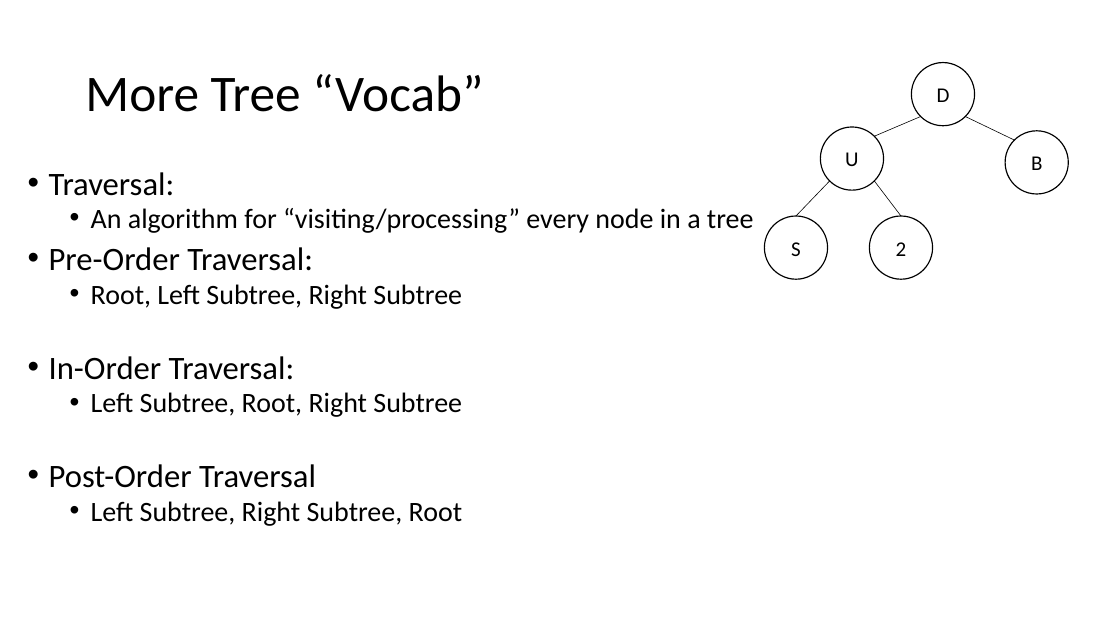
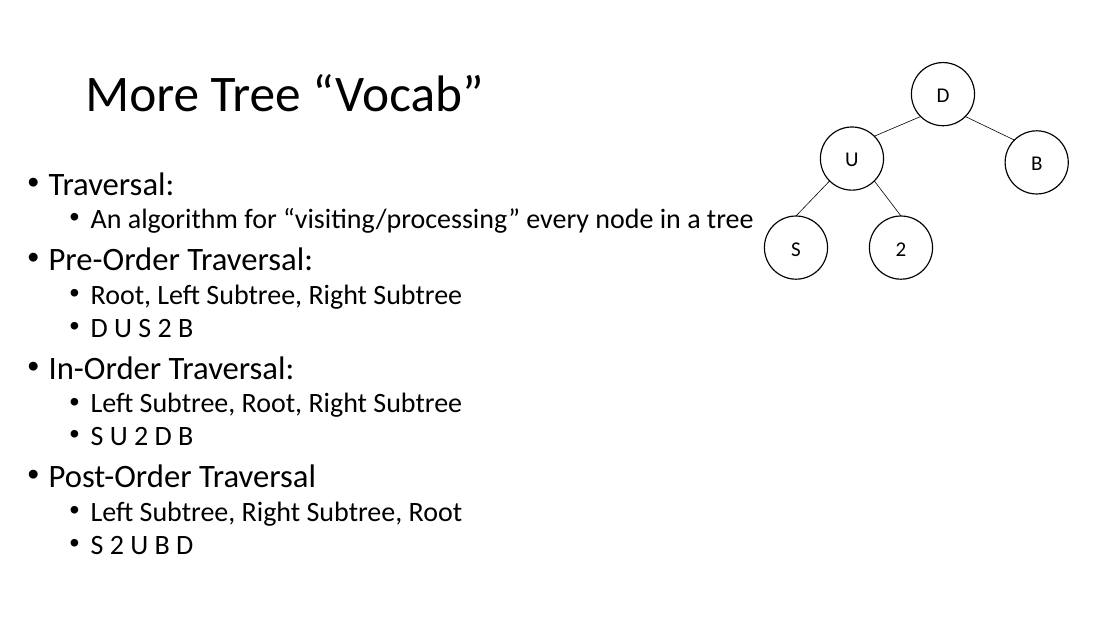
Before and after one commit to natebrunelle/cse332, a slide deck: slide 17 of markdown/files/slides/lecture7_recurrences_dictionaries.pptx. Drawn at 1120x630 pixels with LibreOffice and Linux fonts; fonts in the diff are those of the drawing. Boxes give left, top, right and bottom in pixels: in the first picture for what was removed or moved away, otherwise in the second. Text is boxed around its words. In the diff, an @@ line names an element or a change of style, - is before the commit and + after.

```diff
--- a/markdown/files/slides/lecture7_recurrences_dictionaries.pptx
+++ b/markdown/files/slides/lecture7_recurrences_dictionaries.pptx
@@ text at (91,319,193,338): paragraph added @@
+  • D U S 2 B
@@ text at (91,427,193,446): paragraph added @@
+  • S U 2 D B
@@ text at (91,536,193,555): paragraph added @@
+  • S 2 U B D
```
Also in this commit, not shown: 11 other slides changed, 11 other files.
